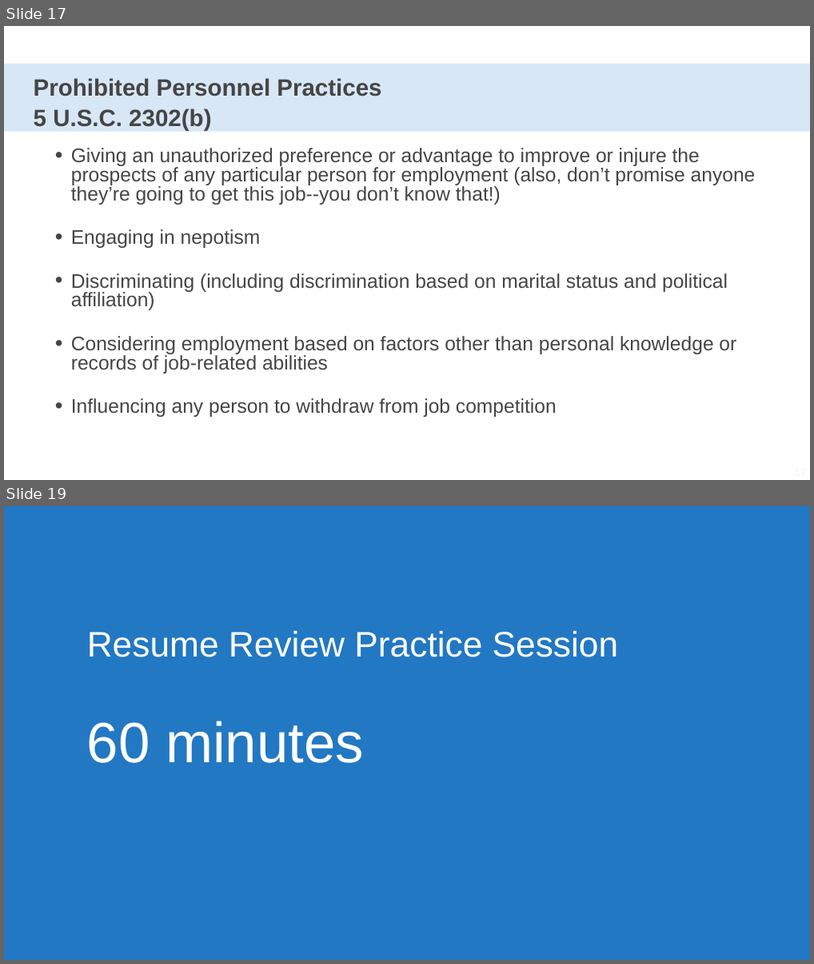
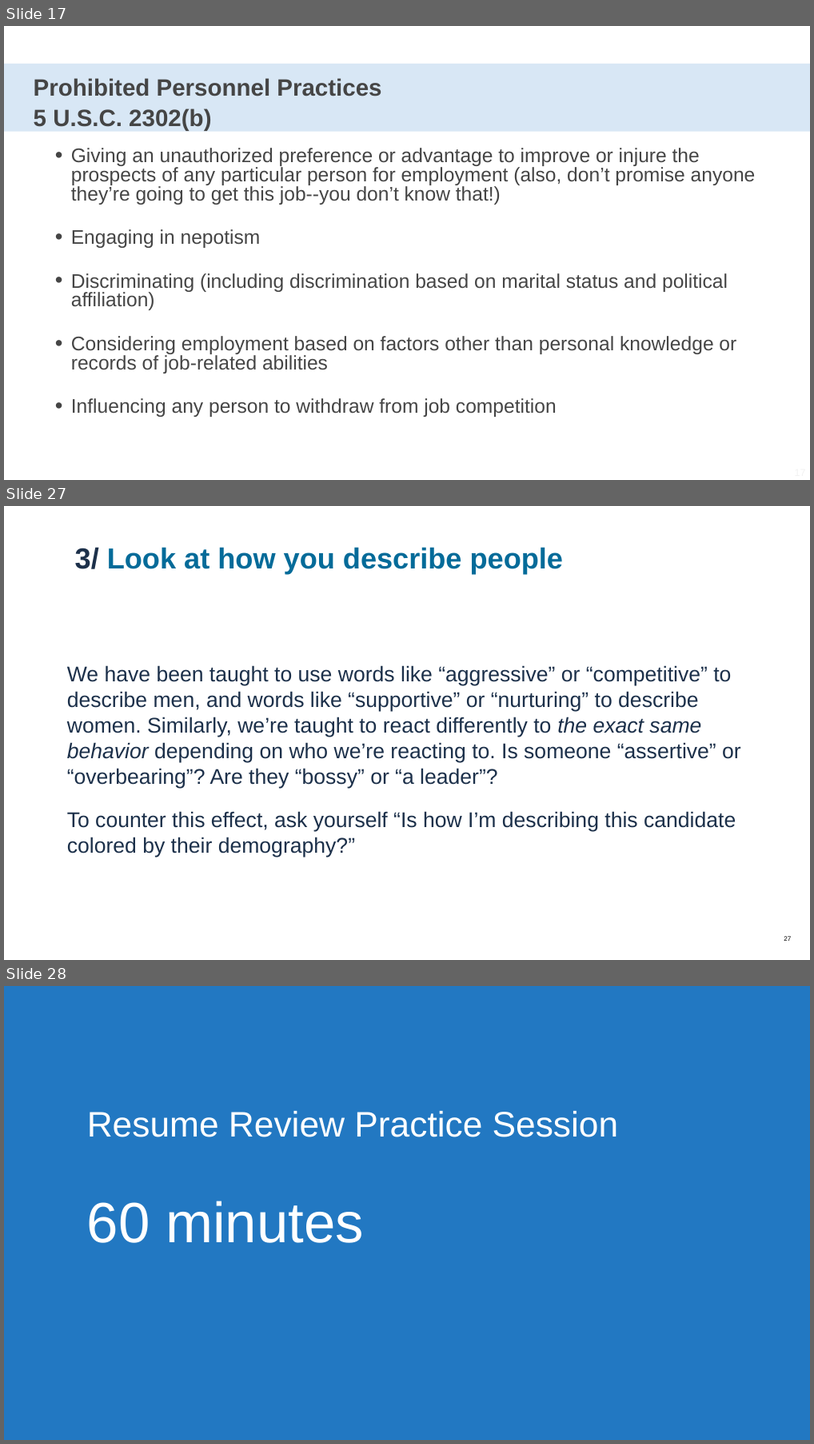
Before and after one commit to usds/SME-QA-Website, a slide deck: toolkit/reviewing-resumes/sme-training-resume-review.pptx. Shown one above the other, each under a label of ours: slides 17 and 19 before the commit, slides 17, 27 and 28 after it; the slides between them are not shown. The pictures are 814x964 and 814x1444 pixels, drawn with LibreOffice and Linux fonts; fonts in the diff are those of the drawing. Boxes give left, top, right and bottom in pixels: in the first picture for what was removed or moved away, otherwise in the second. Text is boxed around its words. In the diff, an @@ line names an element or a change of style, - is before the commit and + after.

```diff
--- a/toolkit/reviewing-resumes/sme-training-resume-review.pptx
+++ b/toolkit/reviewing-resumes/sme-training-resume-review.pptx
@@ slide 27 added at box(4, 506, 810, 960), background #FFFFFF @@
@@ title added at box(75, 547, 563, 573), 49 pt, text #046B99, bold @@
+3/ Look at how you describe people
@@ text added at box(67, 665, 742, 856), 36 pt, text #1C304A @@
+We have been taught to use words like “aggressive” or “competitive” to describe men, and words like “supportive” or “nurturing” to describe women. Similarly, we’re taught to react differently to the exact same behavior depending on who we’re reacting to. Is someone “assertive” or “overbearing”? Are they “bossy” or “a leader”?
+To counter this effect, ask yourself “Is how I’m describing this candidate colored by their demography?”
@@ page number added at box(784, 936, 791, 940), 11 pt, text #000000 @@
+27
@@ what was slide 19 is now slide 28 @@
```
Also in this commit, not shown: 1 slide changed, 9 other slides added, 1 slide removed, 1 other file.
